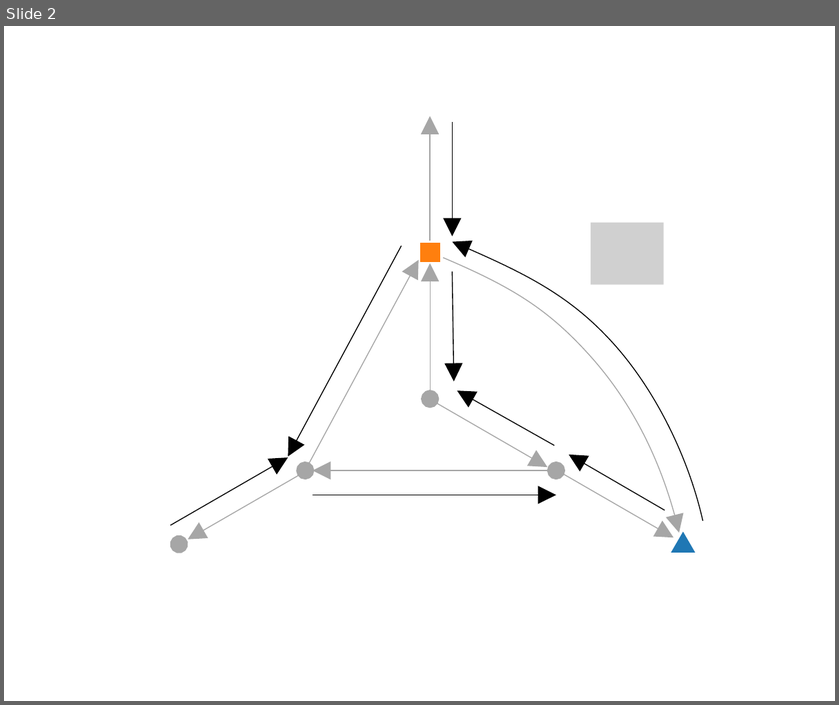
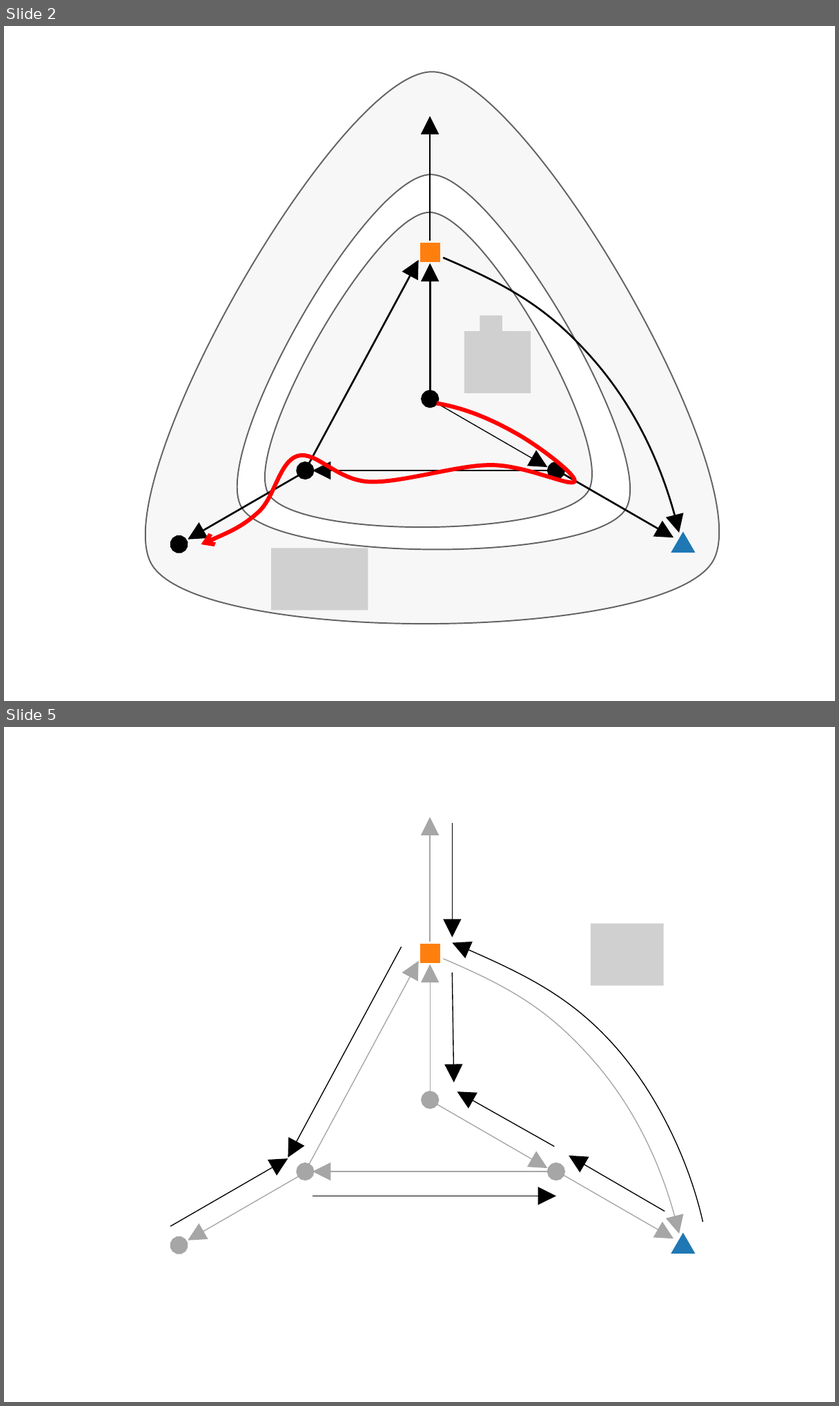
Before and after one commit to eleurent/phd-thesis, a slide deck: 2-Chapters/6-Chapter/img/gbop/graphs.pptx. Shown one above the other, each under a label of ours: slide 2 before the commit, slides 2 and 5 after it; the slides between them are not shown. The pictures are 839x705 and 839x1406 pixels, drawn with LibreOffice and Linux fonts; fonts in the diff are those of the drawing; grey boxes stand for pictures. Boxes give left, top, right and bottom in pixels: in the first picture for what was removed or moved away, otherwise in the second. Text is boxed around its words. In the diff, an @@ line names an element or a change of style, - is before the commit and + after.

```diff
--- a/2-Chapters/6-Chapter/img/gbop/graphs.pptx
+++ b/2-Chapters/6-Chapter/img/gbop/graphs.pptx
@@ slide 2 added at (4, 26, 835, 701), background #FFFFFF @@
@@ freeform shape added at (145, 72, 719, 625), fill #F2F2F2 at 60% opacity, outline #000000 0.75 pt @@
@@ double arrow added from (430, 104) to (430, 104), #000000 0.5 pt @@
@@ arrow added from (430, 241) to (430, 116), #000000 1 pt @@
@@ freeform shape added at (265, 212, 592, 527), fill #F2F2F2 at 60% opacity, outline #000000 0.75 pt @@
@@ rectangle added at (421, 243, 439, 262), fill #FF7F0E, outline #FF7F0E 1 pt @@
@@ double arrow added from (305, 470) to (418, 259), #000000 1 pt @@
@@ double arrow added from (430, 399) to (430, 263), #000000 1 pt @@
@@ freeform shape added at (443, 258, 679, 534), outline #000000 1 pt @@
@@ picture added at (480, 315, 502, 354) @@
@@ picture added at (464, 330, 530, 392) @@
@@ freeform shape added at (201, 403, 574, 544), outline #FF0000 2.25 pt @@
@@ arrow added from (430, 399) to (547, 466), #000000 0.5 pt @@
@@ arrow added from (305, 472) to (188, 539), #000000 1 pt @@
@@ double arrow added from (312, 470) to (557, 470), #000000 1 pt @@
@@ arrow added from (557, 470) to (674, 538), #000000 1 pt @@
@@ triangle added at (673, 534, 694, 552), fill #1F77B4, outline #1F77B4 1 pt @@
@@ double arrow added from (179, 544) to (179, 548), #000000 0.5 pt @@
@@ picture added at (272, 548, 368, 610) @@
@@ what was slide 2 is now slide 5 @@
```
Also in this commit, not shown: 1 slide changed, 2 other slides added, 24 other files.
